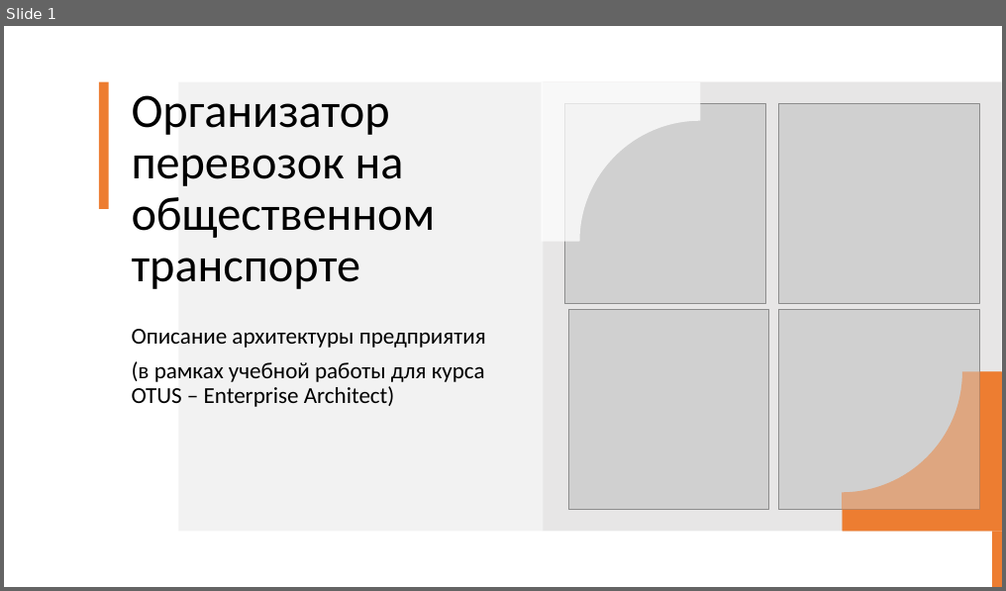
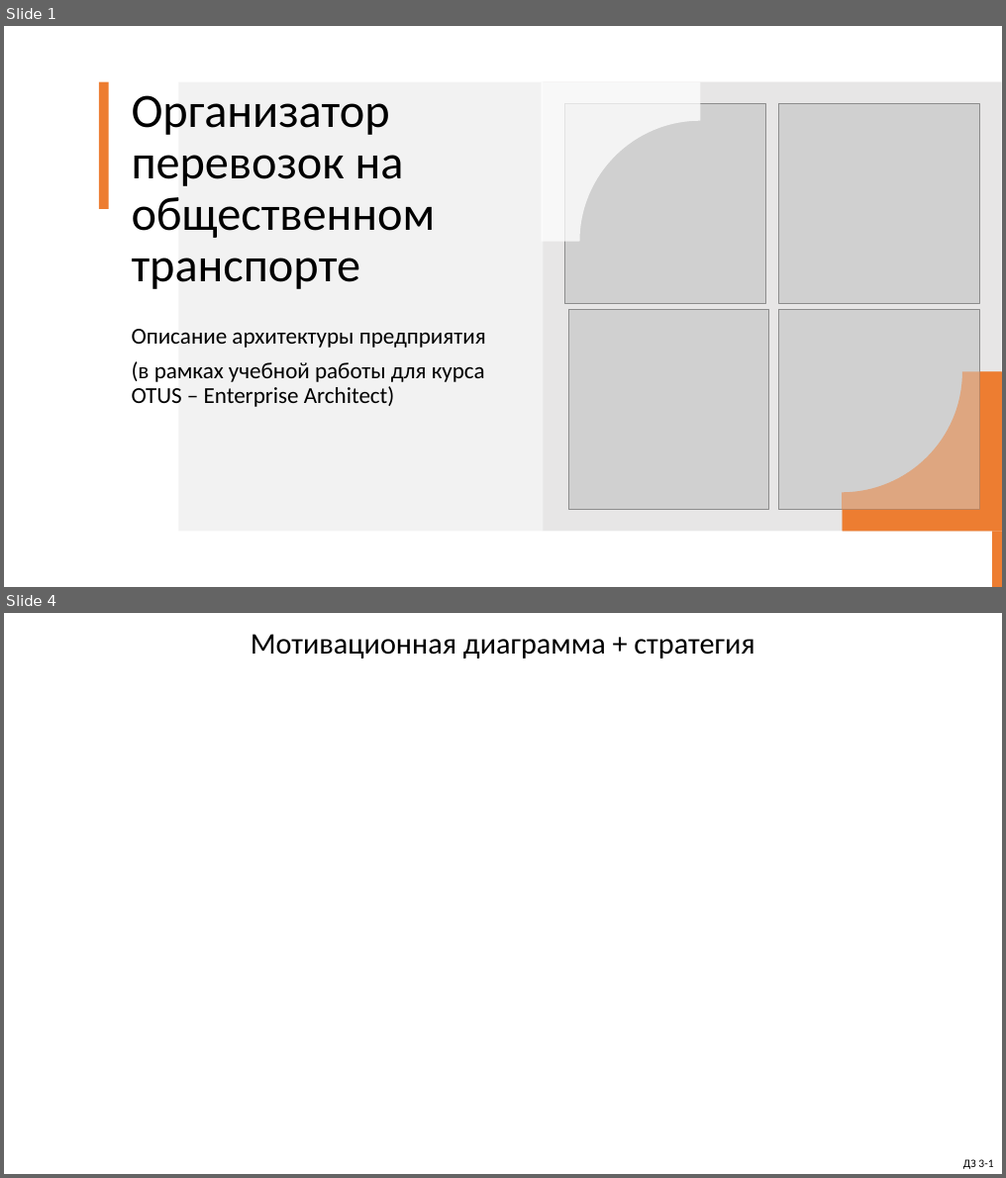
Before and after one commit to alexander-lis/otus, a slide deck: Enterprise Architect/Презентация.pptx. Shown one above the other, each under a label of ours: slide 1 before the commit, slides 1 and 4 after it; the slides between them are not shown. The pictures are 1006x591 and 1006x1178 pixels, drawn with LibreOffice and Linux fonts; fonts in the diff are those of the drawing; grey boxes stand for pictures. Boxes give left, top, right and bottom in pixels: in the first picture for what was removed or moved away, otherwise in the second. Text is boxed around its words. In the diff, an @@ line names an element or a change of style, - is before the commit and + after.

```diff
--- a/Enterprise Architect/Презентация.pptx
+++ b/Enterprise Architect/Презентация.pptx
@@ slide 4 added at box(4, 613, 1002, 1174), background #FFFFFF @@
@@ text added at box(251, 634, 754, 659), 28.8 pt, text #000000 @@
+Мотивационная диаграмма + стратегия
@@ text added at box(963, 1159, 993, 1169), 11 pt, text #000000 @@
+ДЗ 3-1
```
Also in this commit, not shown: 2 slides changed, 4 other files.
